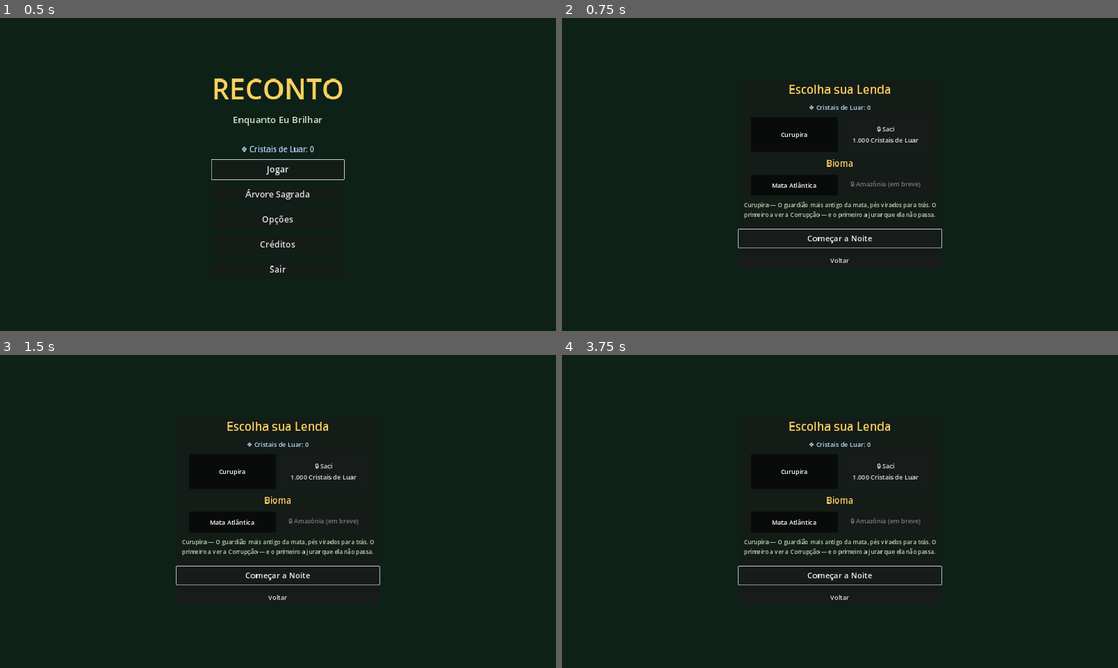
Above: before the commit, frames 1-4 (two rows, left to right).
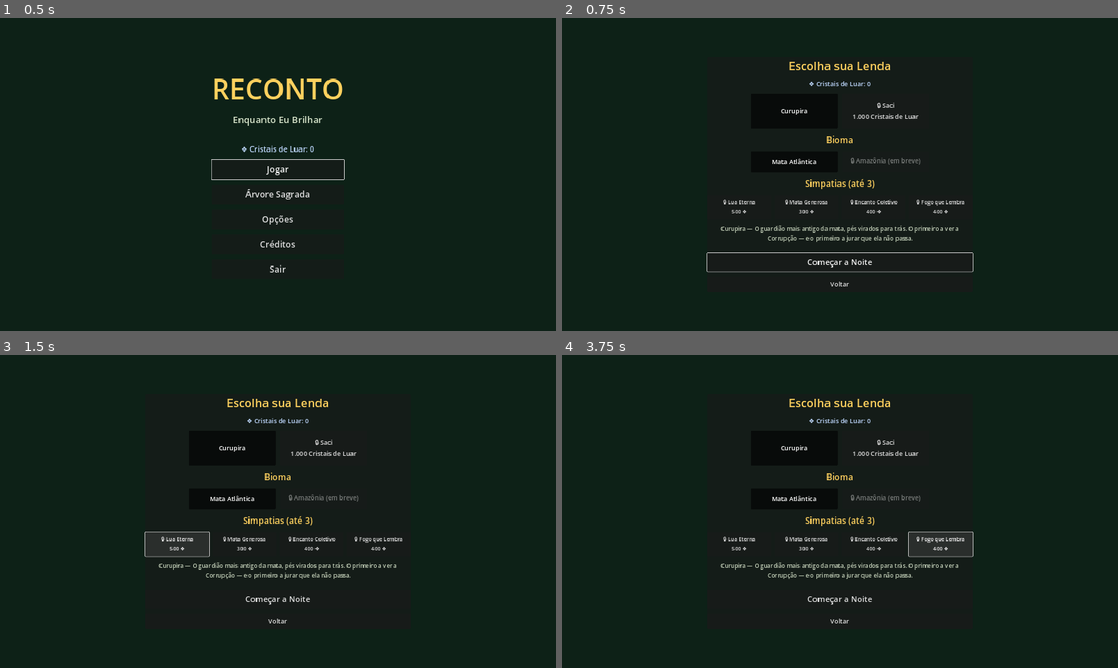
Above: after the commit, the same moments.

Repository: DevAndreNarcizo/RECONTO-While-I-Shine
Game: Godot game, scene res://scenes/Main.tscn
The game is run twice, just before and just after one commit, with the same random seed, the same clock (stepped at 60 frames per second) and the same inputs.
Inputs (mouse positions are in pixels of both pictures, inside the frame that each line leads up to):
- Up to frame 1 (0.5 s): no input
- Up to frame 2 (0.75 s): click "Jogar" at 0.5 s
- Up to frame 3 (1.5 s): click (177, 542) at 1.25 s, where only the run after the commit has a clickable "🔒 Lua Eterna 500 ❖"
- Up to frame 4 (3.75 s): click (806, 542) at 2 s, where only the run after the commit has a clickable "🔒 Mata Generosa 300 ❖"; click (873, 542) at 2.75 s, where only the run after the commit has a clickable "🔒 Encanto Coletivo 400 ❖"; click (940, 542) at 3.5 s, where only the run after the commit has a clickable "🔒 Fogo que Lembra 400 ❖"

Frame 1 is identical in both runs. In frame 2, 3.4% of the frame differs, in the area x 26-74%, y 14-86%; in frame 3, 3.6%, in the area x 26-73%, y 14-86%; in frame 4, 3.6%.

Commit message:
feat: sistema de simpatias (arcanas)
4 Simpatias compráveis com Luar e selecionáveis (até 3) na tela Jogar:
Lua Eterna (run inteira em Lua Cheia), Mata Generosa (+50% XP, inimigos
+25% HP), Encanto Coletivo (aliados explodem em Luz ao morrer) e Fogo
que Lembra (queimada cura). Persistem no save; a seleção fica lembrada
entre runs da sessão.

Co-Authored-By: Claude Fable 5 <noreply@anthropic.com>

Diff:
--- a/game/data/balance.gd
+++ b/game/data/balance.gd
@@ -44,6 +44,20 @@
 # Encantar a horda (Inovação #2): máximo de aliados encantados simultâneos.
 const CHARM_LIMIT := 10
 
+# --- Simpatias (Arcanas — docs/04 §5): mudam as regras da run inteira ---
+# Desbloqueáveis com Luar; escolhe-se até 3 antes da run.
+const SIMPATIA_MAX_ACTIVE := 3
+const SIMPATIAS := {
+	&"lua_eterna": {"name": "Lua Eterna",
+		"desc": "A run inteira sob Lua Cheia: perigo e recompensa no máximo.", "cost": 500},
+	&"mata_generosa": {"name": "Mata Generosa",
+		"desc": "+50% Sementes de Luz, mas inimigos com +25% de vida.", "cost": 300},
+	&"encanto_coletivo": {"name": "Encanto Coletivo",
+		"desc": "Aliados encantados explodem em Luz ao morrer.", "cost": 400},
+	&"fogo_que_lembra": {"name": "Fogo que Lembra",
+		"desc": "Toda queimada CURA você em vez de ferir.", "cost": 400},
+}
+
 # --- Ciclo da Lua (Inovação #1 — docs/01 §3.3 e docs/03 §1) ---
 # "from" em FRAÇÃO da run (janelas do GDD: 0-6, 6-14, 14-20, 20-26, 26-30 min).
 # Multiplicadores globais por fase; o tint vai num CanvasModulate (não afeta o HUD).
--- a/game/scenes/ui/LegendSelect.tscn
+++ b/game/scenes/ui/LegendSelect.tscn
@@ -65,6 +65,18 @@
 theme_override_constants/separation = 16
 alignment = 1
 
+[node name="SimpatiaTitle" type="Label" parent="Center/Panel/VBox"]
+layout_mode = 2
+theme_override_colors/font_color = Color(1, 0.82, 0.37, 1)
+theme_override_font_sizes/font_size = 30
+text = "Simpatias (até 3)"
+horizontal_alignment = 1
+
+[node name="Simpatias" type="HBoxContainer" parent="Center/Panel/VBox"]
+layout_mode = 2
+theme_override_constants/separation = 12
+alignment = 1
+
 [node name="Info" type="Label" parent="Center/Panel/VBox"]
 custom_minimum_size = Vector2(700, 80)
 layout_mode = 2
--- a/game/scripts/autoload/game_state.gd
+++ b/game/scripts/autoload/game_state.gd
@@ -71,6 +71,8 @@
 	end_run(true)
 
 func add_xp(amount: float) -> void:
+	if has_simpatia(&"mata_generosa"):
+		amount *= 1.5
 	xp += amount
 	# `while` cobre coleta que rende mais de um nível de uma vez;
 	# a tela de level up enfileira os pendentes.
--- a/game/scripts/autoload/moon_cycle_manager.gd
+++ b/game/scripts/autoload/moon_cycle_manager.gd
@@ -8,7 +8,8 @@
 	if not GameState.run_active:
 		return
 	var frac := clampf(GameState.run_time / Balance.run_duration(), 0.0, 1.0)
-	var idx := _index_for_frac(frac)
+	# Simpatia Lua Eterna: a noite congela na Lua Cheia (índice 2)
+	var idx := 2 if GameState.has_simpatia(&"lua_eterna") else _index_for_frac(frac)
 	if idx != current_index:
 		current_index = idx
 		EventBus.moon_phase_changed.emit(idx)
--- a/game/scripts/autoload/save_manager.gd
+++ b/game/scripts/autoload/save_manager.gd
@@ -10,6 +10,7 @@
 var tree_levels: Dictionary = {}   # String (id do upgrade) → int (nível)
 var biomes_cleared: Array = []     # Strings (ids de bioma vencidos)
 var legends_unlocked: Array = []   # Strings (além das unlocked_by_default)
+var simpatias_unlocked: Array = [] # Strings (ids de Simpatias compradas)
 var settings: Dictionary = {"volume": 1.0, "fullscreen": false}
 
 func _ready() -> void:
@@ -46,6 +47,22 @@
 func add_luar(amount: int) -> void:
 	luar += amount
 	save_game()
+
+# --- Simpatias ---
+
+func is_simpatia_unlocked(id: StringName) -> bool:
+	return simpatias_unlocked.has(String(id))
+
+func unlock_simpatia(id: StringName) -> bool:
+	if is_simpatia_unlocked(id):
+		return false
+	var cost := int(Balance.SIMPATIAS[id]["cost"])
+	if luar < cost:
+		return false
+	luar -= cost
+	simpatias_unlocked.push_back(String(id))
+	save_game()
+	return true
 
 # --- Progressão de mundo ---
 
@@ -97,6 +114,7 @@
 		"tree_levels": tree_levels,
 		"biomes_cleared": biomes_cleared,
 		"legends_unlocked": legends_unlocked,
+		"simpatias_unlocked": simpatias_unlocked,
 		"settings": settings,
 	}
 	var file := FileAccess.open(TMP_PATH, FileAccess.WRITE)
@@ -130,6 +148,11 @@
 	if typeof(raw_legends) == TYPE_ARRAY:
 		for l in raw_legends:
 			legends_unlocked.push_back(String(l))
+	simpatias_unlocked = []
+	var raw_simpatias: Variant = parsed.get("simpatias_unlocked", [])
+	if typeof(raw_simpatias) == TYPE_ARRAY:
+		for s in raw_simpatias:
+			simpatias_unlocked.push_back(String(s))
 	var raw_settings: Variant = parsed.get("settings", {})
 	if typeof(raw_settings) == TYPE_DICTIONARY:
 		for key in raw_settings:
--- a/game/scripts/enemies/enemy.gd
+++ b/game/scripts/enemies/enemy.gd
@@ -22,6 +22,8 @@
 func setup(p_data: EnemyData, pos: Vector2) -> void:
 	data = p_data
 	hp = data.max_hp * MoonCycleManager.enemy_hp_mult()  # a lua fortalece a Corrupção
+	if GameState.has_simpatia(&"mata_generosa"):
+		hp *= 1.25  # o preço da fartura
 	speed = data.move_speed
 	global_position = pos
 	knockback = Vector2.ZERO
--- a/game/scripts/pickups/pickup_pool.gd
+++ b/game/scripts/pickups/pickup_pool.gd
@@ -17,7 +17,10 @@
 	if e == null or e.data == null:
 		return
 	# "Baú" de elite/boss = rajada de sementes + fragmentos garantidos
-	for i in e.data.seed_burst:
+	var seeds := e.data.seed_burst
+	if e.charmed_t > 0.0 and GameState.has_simpatia(&"encanto_coletivo"):
+		seeds += 5  # aliado encantado explode em Luz
+	for i in seeds:
 		spawn_seed(e.global_position + _spread(i), e.data.xp_value)
 	for i in e.data.shard_burst:
 		spawn_shard(e.global_position + _spread(i + 3))
--- a/game/scripts/ui/legend_select.gd
+++ b/game/scripts/ui/legend_select.gd
@@ -15,12 +15,15 @@
 
 var _sel_legend: LegendData
 var _sel_biome: StringName = &"mata_atlantica"
+var _sel_simpatias: Array[StringName] = []
 var _legend_buttons: Dictionary = {}
 var _biome_buttons: Dictionary = {}
+var _simpatia_buttons: Dictionary = {}
 
 @onready var luar_label: Label = $Center/Panel/VBox/LuarLabel
 @onready var legends_box: HBoxContainer = $Center/Panel/VBox/Legends
 @onready var biomes_box: HBoxContainer = $Center/Panel/VBox/Biomes
+@onready var simpatias_box: HBoxContainer = $Center/Panel/VBox/Simpatias
 @onready var info_label: Label = $Center/Panel/VBox/Info
 @onready var start: Button = $Center/Panel/VBox/Start
 @onready var back: Button = $Center/Panel/VBox/Back
@@ -42,11 +45,31 @@
 		b.pressed.connect(_on_biome_pressed.bind(biome))
 		biomes_box.add_child(b)
 		_biome_buttons[biome["id"]] = b
+	for id in Balance.SIMPATIAS:
+		var b := Button.new()
+		b.custom_minimum_size = Vector2(220, 84)
+		b.toggle_mode = true
+		b.autowrap_mode = TextServer.AUTOWRAP_WORD_SMART
+		b.add_theme_font_size_override("font_size", 18)
+		b.tooltip_text = Balance.SIMPATIAS[id]["desc"]
+		b.pressed.connect(_on_simpatia_pressed.bind(id))
+		simpatias_box.add_child(b)
+		_simpatia_buttons[id] = b
 	start.pressed.connect(_on_start)
 	back.pressed.connect(func(): get_tree().change_scene_to_file("res://scenes/Main.tscn"))
 	_sel_legend = LEGENDS[0]
+	_sel_simpatias = GameState.active_simpatias.duplicate()  # lembra a última escolha
 	_refresh()
 	start.grab_focus()
+
+func _on_simpatia_pressed(id: StringName) -> void:
+	if not SaveManager.is_simpatia_unlocked(id):
+		SaveManager.unlock_simpatia(id)  # compra com Luar (se der)
+	elif _sel_simpatias.has(id):
+		_sel_simpatias.erase(id)
+	elif _sel_simpatias.size() < Balance.SIMPATIA_MAX_ACTIVE:
+		_sel_simpatias.push_back(id)
+	_refresh()
 
 func _on_legend_pressed(legend: LegendData) -> void:
 	if SaveManager.is_legend_unlocked(legend):
@@ -69,6 +92,7 @@
 func _on_start() -> void:
 	GameState.selected_legend = _sel_legend
 	GameState.selected_biome_id = _sel_biome
+	GameState.active_simpatias = _sel_simpatias.duplicate()
 	get_tree().change_scene_to_file("res://scenes/world/World.tscn")
 
 func _refresh() -> void:
@@ -85,4 +109,12 @@
 		b.text = biome["name"] if _biome_available(biome) else "🔒 %s" % biome["name"]
 		b.disabled = not _biome_available(biome)
 		b.button_pressed = (biome["id"] == _sel_biome)
+	for id in _simpatia_buttons:
+		var b: Button = _simpatia_buttons[id]
+		var info: Dictionary = Balance.SIMPATIAS[id]
+		if SaveManager.is_simpatia_unlocked(id):
+			b.text = info["name"]
+		else:
+			b.text = "🔒 %s\n%d ❖" % [info["name"], info["cost"]]
+		b.button_pressed = _sel_simpatias.has(id)
 	info_label.text = "%s — %s" % [_sel_legend.display_name, _sel_legend.description]
